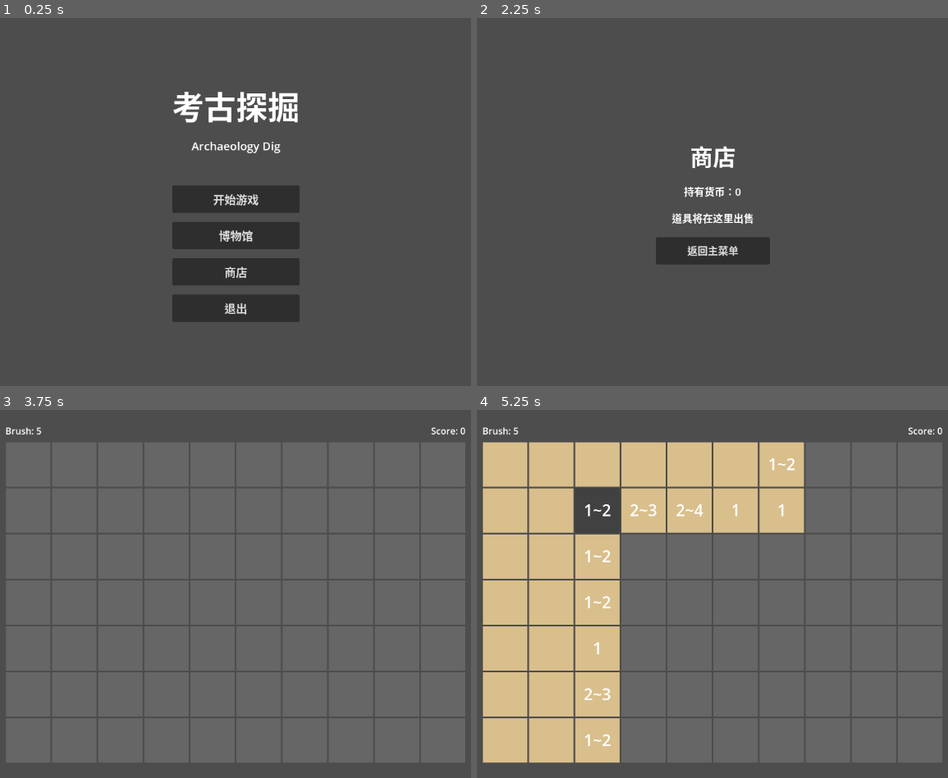
Above: before the commit, frames 1-4 (two rows, left to right).
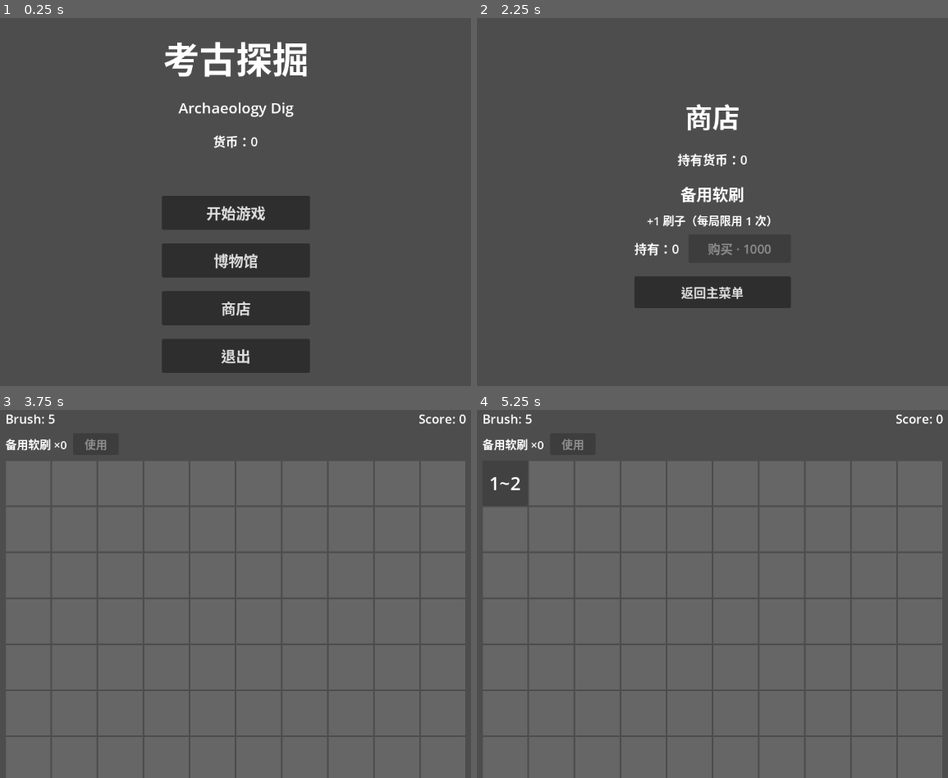
Above: after the commit, the same moments.

Repository: UtopiaRebels/Dodge-Game-Practice
Game: Godot game, scene res://scenes/main_menu.tscn
Same seed, same stepped clock (60 frames per second), same inputs: the game is played once before the commit and once after it.
Inputs (mouse positions are in pixels of both pictures, inside the frame that each line leads up to; where the layout moved, square brackets give the same spot in the first picture):
- Up to frame 1 (0.25 s): no input
- Up to frame 2 (2.25 s): click "博物馆" at 0.5 s; click "返回主菜单" at 1.25 s; click "商店" at 2 s
- Up to frame 3 (3.75 s): click "返回主菜单" at 2.75 s; click "开始游戏" at 3.5 s
- Up to frame 4 (5.25 s): click (505, 483) [505, 465] at 4.25 s; click "1~2" at 5 s

The runs differ from the first frame. In frame 1, 12% of the frame differs, in the area x 34-66%, y 6-97%; in frame 2, 5.6%; in frame 3, 13%; in frame 4, 42%, in the area x 1-99%, y 1-100%.

Commit message:
Add basic store, item and museum

Diff:
--- a/project.godot
+++ b/project.godot
@@ -19,6 +19,10 @@
 
 3d/physics_engine="Jolt Physics"
 
+[autoload]
+
+GameData="*res://scripts/game_data.gd"
+
 [rendering]
 
 rendering_device/driver.windows="d3d12"
--- a/scenes/cell.tscn
+++ b/scenes/cell.tscn
@@ -15,6 +15,6 @@
 anchor_bottom = 1.0
 grow_horizontal = 2
 grow_vertical = 2
-theme_override_font_sizes/font_size = 28
+theme_override_font_sizes/font_size = 32
 horizontal_alignment = 1
 vertical_alignment = 1
--- a/scenes/grid.tscn
+++ b/scenes/grid.tscn
@@ -13,7 +13,7 @@
 
 [node name="VBoxContainer" type="VBoxContainer" parent="CenterContainer" unique_id=847719380]
 layout_mode = 2
-theme_override_constants/separation = 8
+theme_override_constants/separation = 10
 
 [node name="UI" type="HBoxContainer" parent="CenterContainer/VBoxContainer" unique_id=1793725823]
 layout_mode = 2
@@ -21,7 +21,8 @@
 
 [node name="BrushLabel" type="Label" parent="CenterContainer/VBoxContainer/UI" unique_id=201188529]
 layout_mode = 2
-text = "Brush: 4"
+text = "Brush: 5"
+theme_override_font_sizes/font_size = 22
 
 [node name="Spacer" type="Control" parent="CenterContainer/VBoxContainer/UI" unique_id=455625020]
 custom_minimum_size = Vector2(20, 0)
@@ -31,6 +32,23 @@
 [node name="ScoreLabel" type="Label" parent="CenterContainer/VBoxContainer/UI" unique_id=1802777729]
 layout_mode = 2
 text = "Score: 0"
+theme_override_font_sizes/font_size = 22
+
+[node name="ItemBar" type="HBoxContainer" parent="CenterContainer/VBoxContainer" unique_id=200000001]
+layout_mode = 2
+theme_override_constants/separation = 10
+
+[node name="SpareBrushLabel" type="Label" parent="CenterContainer/VBoxContainer/ItemBar" unique_id=200000002]
+layout_mode = 2
+text = "备用软刷 ×0"
+theme_override_font_sizes/font_size = 20
+
+[node name="SpareBrushUseButton" type="Button" parent="CenterContainer/VBoxContainer/ItemBar" unique_id=200000003]
+layout_mode = 2
+custom_minimum_size = Vector2(80, 36)
+text = "使用"
+theme_override_font_sizes/font_size = 20
+disabled = true
 
 [node name="GridContainer" type="GridContainer" parent="CenterContainer/VBoxContainer" unique_id=221315885]
 layout_mode = 2
@@ -41,17 +59,18 @@
 [node name="ResultPanel" type="VBoxContainer" parent="CenterContainer/VBoxContainer" unique_id=100000001]
 layout_mode = 2
 visible = false
-theme_override_constants/separation = 10
+theme_override_constants/separation = 12
 alignment = 1
 
 [node name="RatingLabel" type="Label" parent="CenterContainer/VBoxContainer/ResultPanel" unique_id=100000002]
 layout_mode = 2
 horizontal_alignment = 1
-theme_override_font_sizes/font_size = 72
+theme_override_font_sizes/font_size = 88
 
 [node name="StatsLabel" type="Label" parent="CenterContainer/VBoxContainer/ResultPanel" unique_id=100000003]
 layout_mode = 2
 horizontal_alignment = 1
+theme_override_font_sizes/font_size = 22
 
 [node name="ButtonRow" type="HBoxContainer" parent="CenterContainer/VBoxContainer/ResultPanel" unique_id=100000005]
 layout_mode = 2
@@ -59,11 +78,11 @@
 theme_override_constants/separation = 16
 
 [node name="RestartButton" type="Button" parent="CenterContainer/VBoxContainer/ResultPanel/ButtonRow" unique_id=100000004]
-custom_minimum_size = Vector2(180, 48)
+custom_minimum_size = Vector2(220, 56)
 text = "再来一局"
-theme_override_font_sizes/font_size = 20
+theme_override_font_sizes/font_size = 24
 
 [node name="MainMenuButton" type="Button" parent="CenterContainer/VBoxContainer/ResultPanel/ButtonRow" unique_id=100000006]
-custom_minimum_size = Vector2(180, 48)
+custom_minimum_size = Vector2(220, 56)
 text = "返回主菜单"
-theme_override_font_sizes/font_size = 20
+theme_override_font_sizes/font_size = 24
--- a/scenes/main_menu.tscn
+++ b/scenes/main_menu.tscn
@@ -12,37 +12,42 @@
 anchor_bottom = 1.0
 
 [node name="VBoxContainer" type="VBoxContainer" parent="CenterContainer"]
-theme_override_constants/separation = 16
+theme_override_constants/separation = 24
 
 [node name="TitleLabel" type="Label" parent="CenterContainer/VBoxContainer"]
 text = "考古探掘"
 horizontal_alignment = 1
-theme_override_font_sizes/font_size = 56
+theme_override_font_sizes/font_size = 64
 
 [node name="SubtitleLabel" type="Label" parent="CenterContainer/VBoxContainer"]
 text = "Archaeology Dig"
 horizontal_alignment = 1
-theme_override_font_sizes/font_size = 20
+theme_override_font_sizes/font_size = 26
+
+[node name="CurrencyLabel" type="Label" parent="CenterContainer/VBoxContainer"]
+text = "货币：0"
+horizontal_alignment = 1
+theme_override_font_sizes/font_size = 22
 
 [node name="Spacer" type="Control" parent="CenterContainer/VBoxContainer"]
-custom_minimum_size = Vector2(0, 24)
+custom_minimum_size = Vector2(0, 32)
 
 [node name="PlayButton" type="Button" parent="CenterContainer/VBoxContainer"]
-custom_minimum_size = Vector2(220, 48)
+custom_minimum_size = Vector2(260, 60)
 text = "开始游戏"
-theme_override_font_sizes/font_size = 20
+theme_override_font_sizes/font_size = 26
 
 [node name="MuseumButton" type="Button" parent="CenterContainer/VBoxContainer"]
-custom_minimum_size = Vector2(220, 48)
+custom_minimum_size = Vector2(260, 60)
 text = "博物馆"
-theme_override_font_sizes/font_size = 20
+theme_override_font_sizes/font_size = 26
 
 [node name="ShopButton" type="Button" parent="CenterContainer/VBoxContainer"]
-custom_minimum_size = Vector2(220, 48)
+custom_minimum_size = Vector2(260, 60)
 text = "商店"
-theme_override_font_sizes/font_size = 20
+theme_override_font_sizes/font_size = 26
 
 [node name="QuitButton" type="Button" parent="CenterContainer/VBoxContainer"]
-custom_minimum_size = Vector2(220, 48)
+custom_minimum_size = Vector2(260, 60)
 text = "退出"
-theme_override_font_sizes/font_size = 20
+theme_override_font_sizes/font_size = 26
--- a/scenes/museum.tscn
+++ b/scenes/museum.tscn
@@ -15,16 +15,25 @@
 theme_override_constants/separation = 20
 
 [node name="TitleLabel" type="Label" parent="CenterContainer/VBoxContainer"]
+layout_mode = 2
 text = "博物馆"
 horizontal_alignment = 1
-theme_override_font_sizes/font_size = 40
+theme_override_font_sizes/font_size = 48
 
-[node name="PlaceholderLabel" type="Label" parent="CenterContainer/VBoxContainer"]
-text = "文物收藏将在这里展示"
+[node name="StatsLabel" type="Label" parent="CenterContainer/VBoxContainer"]
+layout_mode = 2
+text = "已收集：0 / 10"
 horizontal_alignment = 1
-theme_override_font_sizes/font_size = 18
+theme_override_font_sizes/font_size = 20
+
+[node name="GridContainer" type="GridContainer" parent="CenterContainer/VBoxContainer"]
+layout_mode = 2
+columns = 5
+theme_override_constants/h_separation = 14
+theme_override_constants/v_separation = 14
 
 [node name="BackButton" type="Button" parent="CenterContainer/VBoxContainer"]
-custom_minimum_size = Vector2(200, 48)
+layout_mode = 2
+custom_minimum_size = Vector2(240, 56)
 text = "返回主菜单"
-theme_override_font_sizes/font_size = 18
+theme_override_font_sizes/font_size = 22
--- a/scenes/shop.tscn
+++ b/scenes/shop.tscn
@@ -12,24 +12,45 @@
 anchor_bottom = 1.0
 
 [node name="VBoxContainer" type="VBoxContainer" parent="CenterContainer"]
-theme_override_constants/separation = 20
+theme_override_constants/separation = 24
 
 [node name="TitleLabel" type="Label" parent="CenterContainer/VBoxContainer"]
 text = "商店"
 horizontal_alignment = 1
-theme_override_font_sizes/font_size = 40
+theme_override_font_sizes/font_size = 48
 
 [node name="CurrencyLabel" type="Label" parent="CenterContainer/VBoxContainer"]
 text = "持有货币：0"
 horizontal_alignment = 1
-theme_override_font_sizes/font_size = 18
+theme_override_font_sizes/font_size = 22
 
-[node name="PlaceholderLabel" type="Label" parent="CenterContainer/VBoxContainer"]
-text = "道具将在这里出售"
+[node name="SpareBrushCard" type="VBoxContainer" parent="CenterContainer/VBoxContainer"]
+theme_override_constants/separation = 10
+
+[node name="ItemNameLabel" type="Label" parent="CenterContainer/VBoxContainer/SpareBrushCard"]
+text = "备用软刷"
 horizontal_alignment = 1
-theme_override_font_sizes/font_size = 18
+theme_override_font_sizes/font_size = 28
+
+[node name="ItemDescLabel" type="Label" parent="CenterContainer/VBoxContainer/SpareBrushCard"]
+text = "+1 刷子（每局限用 1 次）"
+horizontal_alignment = 1
+theme_override_font_sizes/font_size = 20
+
+[node name="ItemRow" type="HBoxContainer" parent="CenterContainer/VBoxContainer/SpareBrushCard"]
+alignment = 1
+theme_override_constants/separation = 16
+
+[node name="OwnedLabel" type="Label" parent="CenterContainer/VBoxContainer/SpareBrushCard/ItemRow"]
+text = "持有：0"
+theme_override_font_sizes/font_size = 22
+
+[node name="BuyButton" type="Button" parent="CenterContainer/VBoxContainer/SpareBrushCard/ItemRow"]
+custom_minimum_size = Vector2(180, 50)
+text = "购买 · 1000"
+theme_override_font_sizes/font_size = 22
 
 [node name="BackButton" type="Button" parent="CenterContainer/VBoxContainer"]
-custom_minimum_size = Vector2(200, 48)
+custom_minimum_size = Vector2(240, 56)
 text = "返回主菜单"
-theme_override_font_sizes/font_size = 18
+theme_override_font_sizes/font_size = 22
--- a/scripts/cell.gd
+++ b/scripts/cell.gd
@@ -6,6 +6,7 @@
 # 格子状态
 var is_artifact: bool = false
 var artifact_rarity: ArtifactRarity = ArtifactRarity.NONE
+var artifact_id: String = ""   # 对应 GameData.ARTIFACT_DEFS 中的键
 var is_revealed: bool = false
 var is_damaged: bool = false
 
--- /dev/null
+++ b/scripts/game_data.gd
@@ -0,0 +1,132 @@
+extends Node
+
+# -------------------------------------------------------
+# GameData — 全局存档单例（Autoload）
+# 保存路径：user://save_data.json
+# -------------------------------------------------------
+
+const SAVE_PATH = "user://save_data.json"
+
+# 跨局持久数据
+var currency: int = 0
+var museum_collection: Dictionary = {}
+var items: Dictionary = {
+	"spare_brush": 0,   # 备用软刷
+}
+# 文物定义（10件：5C+3F+1R+1L）
+const ARTIFACT_DEFS = {
+	# Common (稀有度 1) × 5
+	"pottery":     { "name": "陶片",     "rarity": 1, "image": "" },
+	"adze":        { "name": "石锛",     "rarity": 1, "image": "" },
+	"awl":         { "name": "骨锥",     "rarity": 1, "image": "" },
+	"shell":       { "name": "贝饰",     "rarity": 1, "image": "" },
+	"coin":        { "name": "铜钱",     "rarity": 1, "image": "" },
+	# Fine (稀有度 2) × 3
+	"jade":        { "name": "玉璧",     "rarity": 2, "image": "" },
+	"painted_pot": { "name": "彩陶壶",   "rarity": 2, "image": "" },
+	"mirror":      { "name": "铜镜",     "rarity": 2, "image": "" },
+	# Rare (稀有度 3) × 1
+	"mask":        { "name": "青铜面具", "rarity": 3, "image": "" },
+	# Legendary (稀有度 4) × 1
+	"tree":        { "name": "青铜神树", "rarity": 4, "image": "" },
+}
+
+# 道具定义（价格、每局使用上限、显示名）
+const ITEM_DEFS = {
+	"spare_brush": {
+		"name":       "备用软刷",
+		"price":      1000,
+		"run_limit":  1,     # 当前地图每局最多使用次数
+		"desc":       "+1 刷子（每局限用 1 次）",
+	},
+}
+
+func _ready():
+	load_data()
+
+# -------------------------------------------------------
+# 公开接口
+# -------------------------------------------------------
+
+func add_currency(amount: int):
+	currency += amount
+	save_data()
+
+func spend_currency(amount: int) -> bool:
+	if currency < amount:
+		return false
+	currency -= amount
+	save_data()
+	return true
+
+func buy_item(item_id: String) -> bool:
+	if not ITEM_DEFS.has(item_id):
+		return false
+	var price = ITEM_DEFS[item_id]["price"]
+	if not spend_currency(price):
+		return false
+	items[item_id] = items.get(item_id, 0) + 1
+	save_data()
+	return true
+
+func get_item_count(item_id: String) -> int:
+	return items.get(item_id, 0)
+
+func consume_item(item_id: String) -> bool:
+	var count = items.get(item_id, 0)
+	if count <= 0:
+		return false
+	items[item_id] = count - 1
+	save_data()
+	return true
+
+func record_artifacts(artifact_list: Array):
+	# artifact_list: Array of { id: String, damaged: bool }
+	for artifact in artifact_list:
+		var id = artifact.get("id", "")
+		if id == "" or not ARTIFACT_DEFS.has(id):
+			continue
+		if not museum_collection.has(id):
+			museum_collection[id] = { "found": 0, "intact": 0 }
+		museum_collection[id]["found"] += 1
+		if not artifact["damaged"]:
+			museum_collection[id]["intact"] += 1
+	save_data()
+
+# -------------------------------------------------------
+# 存档 / 读档
+# -------------------------------------------------------
+
+func save_data():
+	var data = {
+		"currency":          currency,
+		"museum_collection": museum_collection,
+		"items":             items,
+	}
+	var file = FileAccess.open(SAVE_PATH, FileAccess.WRITE)
+	if file:
+		file.store_string(JSON.stringify(data, "\t"))
+		file.close()
+
+func load_data():
+	if not FileAccess.file_exists(SAVE_PATH):
+		return
+	var file = FileAccess.open(SAVE_PATH, FileAccess.READ)
+	if not file:
+		return
+	var text = file.get_as_text()
+	file.close()
+	var parsed = JSON.parse_string(text)
+	if parsed is Dictionary:
+		currency          = parsed.get("currency", 0)
+		museum_collection = parsed.get("museum_collection", {})
+		var saved_items   = parsed.get("items", {})
+		for key in items.keys():
+			items[key] = saved_items.get(key, 0)
+
+func reset_data():
+	currency          = 0
+	museum_collection = {}
+	for key in items.keys():
+		items[key] = 0
+	save_data()
--- a/scripts/grid.gd
+++ b/scripts/grid.gd
@@ -16,22 +16,28 @@
 var cell_pos: Dictionary = {} # Cell -> Vector2i(row, col)
 var brush_count: int = BRUSH_INITIAL
 var score: int = 0
-var map_generated: bool = false  # 第一次点击前地图尚未生成
-
-@onready var grid_container   = $CenterContainer/VBoxContainer/GridContainer
-@onready var brush_label      = $CenterContainer/VBoxContainer/UI/BrushLabel
-@onready var score_label      = $CenterContainer/VBoxContainer/UI/ScoreLabel
-@onready var result_panel     = $CenterContainer/VBoxContainer/ResultPanel
-@onready var rating_label     = $CenterContainer/VBoxContainer/ResultPanel/RatingLabel
-@onready var stats_label      = $CenterContainer/VBoxContainer/ResultPanel/StatsLabel
-@onready var restart_button   = $CenterContainer/VBoxContainer/ResultPanel/ButtonRow/RestartButton
-@onready var main_menu_button = $CenterContainer/VBoxContainer/ResultPanel/ButtonRow/MainMenuButton
+var map_generated: bool = false
+
+# 本局道具使用次数追踪
+var spare_brush_used: int = 0
+
+@onready var grid_container      = $CenterContainer/VBoxContainer/GridContainer
+@onready var brush_label         = $CenterContainer/VBoxContainer/UI/BrushLabel
+@onready var score_label         = $CenterContainer/VBoxContainer/UI/ScoreLabel
+@onready var result_panel        = $CenterContainer/VBoxContainer/ResultPanel
+@onready var rating_label        = $CenterContainer/VBoxContainer/ResultPanel/RatingLabel
+@onready var stats_label         = $CenterContainer/VBoxContainer/ResultPanel/StatsLabel
+@onready var restart_button      = $CenterContainer/VBoxContainer/ResultPanel/ButtonRow/RestartButton
+@onready var main_menu_button    = $CenterContainer/VBoxContainer/ResultPanel/ButtonRow/MainMenuButton
+@onready var spare_brush_label   = $CenterContainer/VBoxContainer/ItemBar/SpareBrushLabel
+@onready var spare_brush_button  = $CenterContainer/VBoxContainer/ItemBar/SpareBrushUseButton
 
 func _ready():
 	generate_grid()
 	update_ui()
 	restart_button.pressed.connect(_on_restart_pressed)
 	main_menu_button.pressed.connect(_on_main_menu_pressed)
+	spare_brush_button.pressed.connect(_on_use_spare_brush)
 
 # -------------------------------------------------------
 # 地图生成
@@ -59,6 +65,22 @@
 	calculate_numbers()
 
 func place_artifacts(excluded_idx: int):
+	# 按稀有度分拣 ARTIFACT_DEFS 中的 ID 并随机化
+	var common_ids: Array = []
+	var fine_ids:   Array = []
+	var rare_ids:   Array = []
+	var legend_ids: Array = []
+	for id in GameData.ARTIFACT_DEFS:
+		match GameData.ARTIFACT_DEFS[id]["rarity"]:
+			1: common_ids.append(id)
+			2: fine_ids.append(id)
+			3: rare_ids.append(id)
+			4: legend_ids.append(id)
+	common_ids.shuffle()
+	fine_ids.shuffle()
+	rare_ids.shuffle()
+	legend_ids.shuffle()
+
 	# 排除：四个角落 + 第一次点击的格子
 	var corners = [0, COLS - 1, (ROWS - 1) * COLS, ROWS * COLS - 1]
 
@@ -72,7 +94,7 @@
 	var rare_idx      = non_corner[0]
 	var legendary_idx = non_corner[1]
 
-	# 剩余位置供 common / fine 使用（排除第一次点击的格子）
+	# 剩余位置供 common / fine 使用
 	var remaining: Array = []
 	for p in range(COLS * ROWS):
 		if p != rare_idx and p != legendary_idx and p != excluded_idx:
@@ -80,18 +102,20 @@
 	remaining.shuffle()
 
 	# 放置 rare 和 legendary
-	cells[rare_idx / COLS][rare_idx % COLS].is_artifact     = true
-	cells[rare_idx / COLS][rare_idx % COLS].artifact_rarity = 3
-	cells[legendary_idx / COLS][legendary_idx % COLS].is_artifact     = true
-	cells[legendary_idx / COLS][legendary_idx % COLS].artifact_rarity = 4
+	_place_cell_artifact(rare_idx,      3, rare_ids[0])
+	_place_cell_artifact(legendary_idx, 4, legend_ids[0])
 
 	# 放置 5 个 common 和 3 个 fine
-	var common_fine = [1, 1, 1, 1, 1, 2, 2, 2]
-	common_fine.shuffle()
-	for i in len(common_fine):
-		var idx = remaining[i]
-		cells[idx / COLS][idx % COLS].is_artifact     = true
-		cells[idx / COLS][idx % COLS].artifact_rarity = common_fine[i]
+	for i in 5:
+		_place_cell_artifact(remaining[i],     1, common_ids[i])
+	for i in 3:
+		_place_cell_artifact(remaining[5 + i], 2, fine_ids[i])
+
+func _place_cell_artifact(idx: int, rarity: int, artifact_id: String):
+	var cell = cells[idx / COLS][idx % COLS]
+	cell.is_artifact     = true
+	cell.artifact_rarity = rarity
+	cell.artifact_id     = artifact_id
 
 func calculate_numbers():
 	for row in ROWS:
@@ -315,9 +339,10 @@
 		for col in COLS:
 			cells[row][col].disabled = true
 
-	# 统计完整 / 损坏数量
+	# 统计完整 / 损坏数量，同时收集博物馆数据
 	var intact_count  = 0
 	var damaged_count = 0
+	var artifact_list: Array = []
 	for row in ROWS:
 		for col in COLS:
 			var cell = cells[row][col]
@@ -326,6 +351,15 @@
 					damaged_count += 1
 				else:
 					intact_count += 1
+				artifact_list.append({
+					"id":      cell.artifact_id,
+					"rarity":  cell.artifact_rarity,
+					"damaged": cell.is_damaged,
+				})
+
+	# 写入存档：货币 + 博物馆收藏
+	GameData.add_currency(score)
+	GameData.record_artifacts(artifact_list)
 
 	# 更新顶部分数栏
 	var rating = get_rating(score)
@@ -381,4 +415,22 @@
 
 func update_ui():
 	brush_label.text = "Brush: " + str(brush_count)
-	score_label.text  = "Score: "  + str(score)
+	score_label.text = "Score: " + str(score)
+	update_item_bar()
+
+func update_item_bar():
+	var owned   = GameData.get_item_count("spare_brush")
+	var limit   = GameData.ITEM_DEFS["spare_brush"]["run_limit"]
+	var can_use = owned > 0 and spare_brush_used < limit
+	spare_brush_label.text    = "备用软刷 ×" + str(owned)
+	spare_brush_button.disabled = not can_use
+
+func _on_use_spare_brush():
+	var limit = GameData.ITEM_DEFS["spare_brush"]["run_limit"]
+	if spare_brush_used >= limit:
+		return
+	if not GameData.consume_item("spare_brush"):
+		return
+	spare_brush_used += 1
+	brush_count      += 1
+	update_ui()
--- a/scripts/main_menu.gd
+++ b/scripts/main_menu.gd
@@ -1,15 +1,17 @@
 extends Control
 
-@onready var play_button   = $CenterContainer/VBoxContainer/PlayButton
-@onready var museum_button = $CenterContainer/VBoxContainer/MuseumButton
-@onready var shop_button   = $CenterContainer/VBoxContainer/ShopButton
-@onready var quit_button   = $CenterContainer/VBoxContainer/QuitButton
+@onready var play_button    = $CenterContainer/VBoxContainer/PlayButton
+@onready var museum_button  = $CenterContainer/VBoxContainer/MuseumButton
+@onready var shop_button    = $CenterContainer/VBoxContainer/ShopButton
+@onready var quit_button    = $CenterContainer/VBoxContainer/QuitButton
+@onready var currency_label = $CenterContainer/VBoxContainer/CurrencyLabel
 
 func _ready():
 	play_button.pressed.connect(_on_play_pressed)
 	museum_button.pressed.connect(_on_museum_pressed)
 	shop_button.pressed.connect(_on_shop_pressed)
 	quit_button.pressed.connect(_on_quit_pressed)
+	currency_label.text = "货币：" + str(GameData.currency)
 
 func _on_play_pressed():
 	get_tree().change_scene_to_file("res://scenes/grid.tscn")
--- a/scripts/museum.gd
+++ b/scripts/museum.gd
@@ -1,9 +1,116 @@
 extends Control
 
-@onready var back_button = $CenterContainer/VBoxContainer/BackButton
+# 展示顺序：common × 5 → fine × 3 → rare × 1 → legendary × 1
+const ARTIFACT_ORDER = [
+	"pottery", "adze", "awl", "shell", "coin",
+	"jade", "painted_pot", "mirror",
+	"mask",
+	"tree",
+]
+
+const RARITY_EMOJI = { 1: "🏺", 2: "💎", 3: "⭐", 4: "👑" }
+
+# 各稀有度的卡片背景色 / 描边色
+const RARITY_BG = {
+	1: Color(0.85, 0.78, 0.60),   # 暖米色
+	2: Color(0.65, 0.80, 0.90),   # 天蓝
+	3: Color(0.80, 0.65, 0.90),   # 薰衣草
+	4: Color(0.95, 0.82, 0.30),   # 金色
+}
+const RARITY_BORDER = {
+	1: Color(0.70, 0.60, 0.40),
+	2: Color(0.40, 0.65, 0.85),
+	3: Color(0.60, 0.40, 0.85),
+	4: Color(0.85, 0.65, 0.10),
+}
+
+@onready var stats_label    = $CenterContainer/VBoxContainer/StatsLabel
+@onready var grid_container = $CenterContainer/VBoxContainer/GridContainer
+@onready var back_button    = $CenterContainer/VBoxContainer/BackButton
 
 func _ready():
 	back_button.pressed.connect(_on_back_pressed)
+	_populate_cards()
+
+func _populate_cards():
+	var found_count = 0
+	for id in ARTIFACT_ORDER:
+		var col_data = GameData.museum_collection.get(id, {})
+		if col_data.get("found", 0) > 0:
+			found_count += 1
+		grid_container.add_child(_make_card(id))
+	stats_label.text = "已收集：" + str(found_count) + " / " + str(ARTIFACT_ORDER.size())
+
+func _make_card(artifact_id: String) -> Control:
+	var def      = GameData.ARTIFACT_DEFS[artifact_id]
+	var col_data = GameData.museum_collection.get(artifact_id, {})
+	var found    = col_data.get("found", 0)
+	var intact   = col_data.get("intact", 0)
+	var rarity   = def["rarity"]
+	var locked   = found == 0
+
+	# ── 外层 PanelContainer（固定尺寸 + 圆角背景）──
+	var panel = PanelContainer.new()
+	panel.custom_minimum_size = Vector2(150, 175)
+
+	var sb = StyleBoxFlat.new()
+	sb.corner_radius_top_left     = 8
+	sb.corner_radius_top_right    = 8
+	sb.corner_radius_bottom_left  = 8
+	sb.corner_radius_bottom_right = 8
+	sb.border_width_left   = 1
+	sb.border_width_right  = 1
+	sb.border_width_top    = 1
+	sb.border_width_bottom = 1
+	sb.content_margin_left   = 12.0
+	sb.content_margin_right  = 12.0
+	sb.content_margin_top    = 14.0
+	sb.content_margin_bottom = 14.0
+	if locked:
+		sb.bg_color     = Color(0.22, 0.22, 0.22)
+		sb.border_color = Color(0.38, 0.38, 0.38)
+	else:
+		sb.bg_color     = RARITY_BG[rarity]
+		sb.border_color = RARITY_BORDER[rarity]
+	panel.add_theme_stylebox_override("panel", sb)
+
+	# ── 内层 VBoxContainer ──
+	var vbox = VBoxContainer.new()
+	vbox.alignment = BoxContainer.ALIGNMENT_CENTER
+	vbox.add_theme_constant_override("separation", 6)
+	panel.add_child(vbox)
+
+	# Emoji / 问号
+	var emoji_lbl = Label.new()
+	emoji_lbl.horizontal_alignment = HORIZONTAL_ALIGNMENT_CENTER
+	emoji_lbl.add_theme_font_size_override("font_size", 40)
+	emoji_lbl.text = "❓" if locked else RARITY_EMOJI[rarity]
+	vbox.add_child(emoji_lbl)
+
+	# 文物名称
+	var name_lbl = Label.new()
+	name_lbl.horizontal_alignment = HORIZONTAL_ALIGNMENT_CENTER
+	name_lbl.autowrap_mode = TextServer.AUTOWRAP_WORD_SMART
+	name_lbl.add_theme_font_size_override("font_size", 16)
+	if locked:
+		name_lbl.text = "???"
+		name_lbl.add_theme_color_override("font_color", Color(0.5, 0.5, 0.5))
+	else:
+		name_lbl.text = def["name"]
+	vbox.add_child(name_lbl)
+
+	# 发现统计
+	var stat_lbl = Label.new()
+	stat_lbl.horizontal_alignment = HORIZONTAL_ALIGNMENT_CENTER
+	stat_lbl.add_theme_font_size_override("font_size", 14)
+	if locked:
+		stat_lbl.text = "未发现"
+		stat_lbl.add_theme_color_override("font_color", Color(0.5, 0.5, 0.5))
+	else:
+		stat_lbl.text = "发现 " + str(found) + " 次\n完整 " + str(intact) + " 件"
+	vbox.add_child(stat_lbl)
+
+	return panel
 
 func _on_back_pressed():
 	get_tree().change_scene_to_file("res://scenes/main_menu.tscn")
--- a/scripts/shop.gd
+++ b/scripts/shop.gd
@@ -1,9 +1,25 @@
 extends Control
 
-@onready var back_button = $CenterContainer/VBoxContainer/BackButton
+@onready var back_button    = $CenterContainer/VBoxContainer/BackButton
+@onready var currency_label = $CenterContainer/VBoxContainer/CurrencyLabel
+@onready var owned_label    = $CenterContainer/VBoxContainer/SpareBrushCard/ItemRow/OwnedLabel
+@onready var buy_button     = $CenterContainer/VBoxContainer/SpareBrushCard/ItemRow/BuyButton
 
 func _ready():
 	back_button.pressed.connect(_on_back_pressed)
+	buy_button.pressed.connect(_on_buy_spare_brush)
+	refresh_ui()
+
+func refresh_ui():
+	currency_label.text = "持有货币：" + str(GameData.currency)
+	owned_label.text    = "持有：" + str(GameData.get_item_count("spare_brush"))
+	# 货币不足时禁用购买按钮
+	var price = GameData.ITEM_DEFS["spare_brush"]["price"]
+	buy_button.disabled = GameData.currency < price
+
+func _on_buy_spare_brush():
+	if GameData.buy_item("spare_brush"):
+		refresh_ui()
 
 func _on_back_pressed():
 	get_tree().change_scene_to_file("res://scenes/main_menu.tscn")
Not shown, added: scripts/game_data.gd.uid
